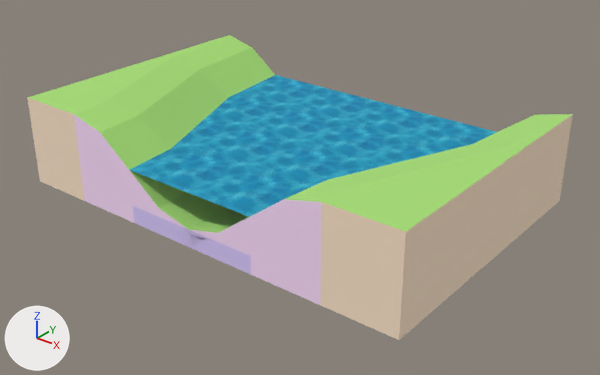
Renders of the glTF model assemblies/River_Transition_Exit_Center.glb from each side of a commit.
One viewpoint serves both versions: a 50 mm lens placed at (804.0, -852.0, 506.0), pointed at (171.0, -62.0, 16.0). The lights are fixed; the arrows at lower left show +X, +Y and +Z. The older version comes first. Where no turn or scale is listed for an object, it has been applied to the vertices. Vertices at exactly the same position are counted once.

The older version as bpy lines, for what is in view:
```python
ob_grass_flat_1x1_001 = bpy.data.objects.new('Grass_Flat_1x1.001', me_object411)
ob_grass_flat_1x1_001.location = (150.0, -50.0, 0.0)
ob_grass_hill_sharp_esse_4x3_001 = bpy.data.objects.new('Grass_Hill_Sharp_Esse_4x3.001', me_object466)
ob_grass_hill_sharp_esse_4x3_001.parent = ob_rootnode
ob_grass_hill_sharp_esse_4x3_001.location = (0.0, 0.0, 0.0)
ob_grass_hill_sharp_esse_4x3_001.rotation_euler = (-1.571, 0.0, 0.0)  # degrees (-90, 0, 0)
ob_grass_hill_sharp_esse_4x3_001.scale = (100.0, 100.0, 100.0)
ob_grass_hill_sharp_esse_4x3_003 = bpy.data.objects.new('Grass_Hill_Sharp_Esse_4x3.003', me_object466)
ob_grass_hill_sharp_esse_4x3_003.parent = ob_rootnode_016
ob_grass_hill_sharp_esse_4x3_003.location = (0.0, 0.0, 0.0)
ob_grass_hill_sharp_esse_4x3_003.rotation_euler = (-1.571, 0.0, 0.0)  # degrees (-90, 0, 0)
ob_grass_hill_sharp_esse_4x3_003.scale = (100.0, 100.0, 100.0)
ob_terrain_water_river_flat_1x1_001 = bpy.data.objects.new('Terrain_Water_River_Flat_1x1.001', me_object1_022)
ob_terrain_water_river_flat_1x1_001.parent = ob_rootnode_001
ob_terrain_water_river_flat_1x1_001.location = (0.0, 0.0, 0.0)
ob_terrain_water_river_flat_1x1_001.rotation_euler = (-1.571, 0.0, 0.0)  # degrees (-90, 0, 0)
ob_terrain_water_river_flat_1x1_001.scale = (100.0, 100.0, 100.0)
# also in view: 'Terrain_Water_River_Flat_1x1.019' at (200.0, 0.0, 75.0); 'Terrain_Water_River_Flat_1x1.027' at (200.0, -100.0, 75.0); 'Terrain_Water_River_Flat_1x1.011' at (100.0, -200.0, 75.0); 'Terrain_Water_River_Flat_1x1.007' at (200.0, -200.0, 75.0); 'Terrain_Water_River_Flat_1x1.023' at (300.0, 100.0, 75.0)
```
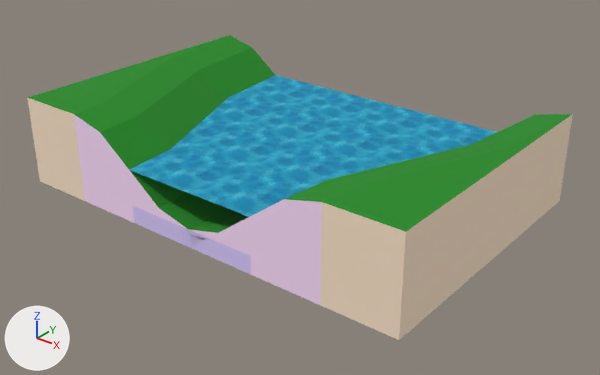
Where the change shows, as pixel boxes [x1, y1, x2, y2] in the pictures (600 x 375 px):
'Grass_Hill_Sharp_Esse_4x3.003', surface changed (darker): [188, 114, 573, 236] in both
'Grass_Hill_Sharp_Esse_4x3.001', surface changed (darker): [27, 35, 275, 231] in both
'Grass_Flat_1x1.001', surface changed (darker): [175, 207, 232, 234] in both
part 1 of me_object466, surface changed (darker): [28, 35, 572, 233] in both

The change, as a diff of the scene's bpy script:
```diff
--- a/assemblies/River_Transition_Exit_Center.glb.py
+++ b/assemblies/River_Transition_Exit_Center.glb.py
@@ img_colormap @@
+img_colormap = load_image('colormap', '../textures/colormap.png', 512, 512, 'sRGB')
@@ mat_grass @@
 mat_grass = principled_material('Grass')
-mat_grass.base_color = (0.388, 0.729, 0.18)  # green #a7de76
+mat_grass.texture = img_colormap
 mat_grass.roughness = 1.0
@@ me_object466 @@
 me_object466.from_pydata(...)  # 24 vertices, 44 faces; spans x -1.5..1.5, y -1.25..0.0, z -1.5..2.5
 # used by ob_grass_hill_sharp_esse_4x3_001; parent = ob_rootnode; location = (0.0, 0.0, 0.0); rotation_euler = (-1.571, 0.0, 0.0), in degrees (-90, 0, 0); scale = (100.0, 100.0, 100.0)
+# me_object466 part 1: texture (UV) coordinates of 21 of 44 faces, centred in x -1.26..1.44, y -1.25..-0.29, z -1.16..2.32, changed; they spanned u 0.0..1.0, v 0.0..1.0 and now span u 0.28..0.28, v 0.75..0.75
 me_object466.materials.append(mat_grass)
```
